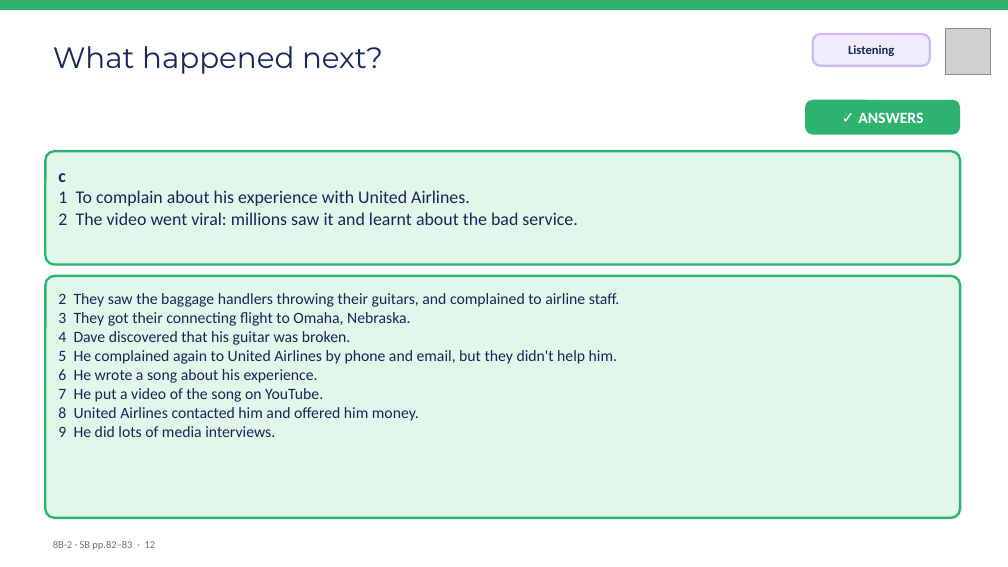
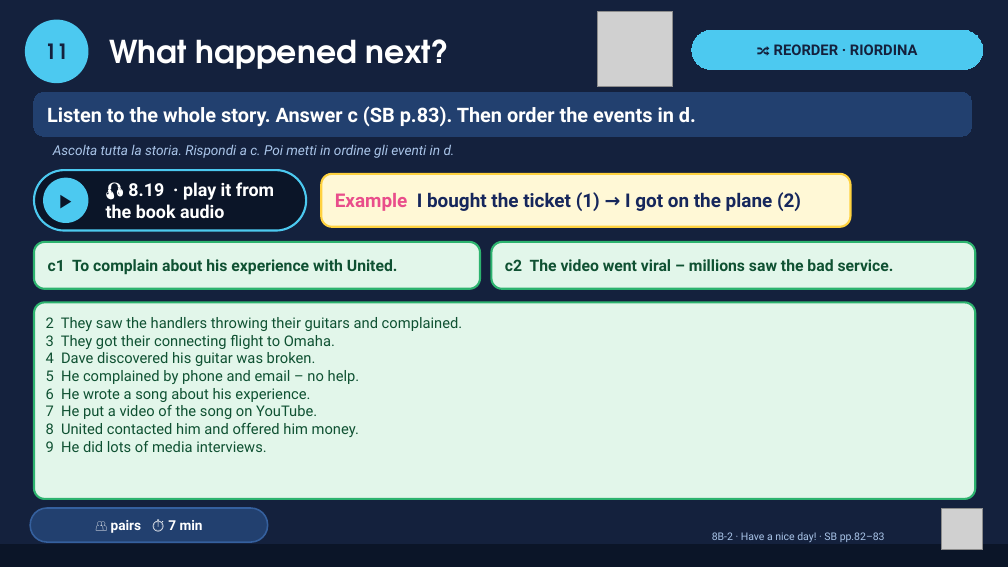
Before and after one commit to londonlanguageschool/Bagheria-, a slide deck: slide 11 of materials/B1/B1_8B-2_Have_a_nice_day.pptx (slide 12 before the commit). Drawn at 1008x567 pixels with LibreOffice and Linux fonts; fonts in the diff are those of the drawing; grey boxes stand for pictures. Boxes give left, top, right and bottom in pixels: in the first picture for what was removed or moved away, otherwise in the second. Text is boxed around its words. In the diff, an @@ line names an element or a change of style, - is before the commit and + after.

```diff
--- a/materials/B1/B1_8B-2_Have_a_nice_day.pptx
+++ b/materials/B1/B1_8B-2_Have_a_nice_day.pptx
@@ background #FFFFFF to #14213D @@
@@ rectangle removed at [0,0,1008,9] @@
@@ ellipse added at [26,21,87,82], fill #4CC9F0, outline #4CC9F0 3 pt, 20 pt, text #14213D, bold @@
+11
@@ text "What happened next?": place and size @@
-text "What happened next?" at [53,46,383,74]
+text "What happened next?" at [109,39,449,69]
@@ text "What happened next?" at [109,39,449,69]: size 28 to 30 pt, font Montserrat to TeX Gyre Adventor, text colour #16275C to #FFFFFF, bold on @@
@@ picture added at [597,11,673,87] @@
@@ rounded rectangle added at [692,30,983,70], fill #4CC9F0, outline #4CC9F0 0.75 pt, 14 pt, text #14213D, bold @@
+🔀 REORDER · RIORDINA
@@ rounded rectangle removed at [813,34,930,66] @@
-Listening
@@ rounded rectangle added at [34,92,972,136], fill #22406F, outline #22406F 0.75 pt, 19 pt, text #FFFFFF, bold @@
+Listen to the whole story. Answer c (SB p.83). Then order the events in d.
@@ rounded rectangle removed at [805,100,960,135] @@
-✓ ANSWERS
@@ text added at [53,144,455,158], 13 pt, text #A9C4E8, italic @@
+Ascolta tutta la storia. Rispondi a c. Poi metti in ordine gli eventi in d.
@@ rounded rectangle added at [34,170,306,231], fill #0B1528, outline #4CC9F0 2 pt @@
@@ ellipse added at [43,178,88,223], fill #4CC9F0, 18 pt, text #0B1528, bold @@
+▶
@@ rounded rectangle removed at [45,151,960,265] @@
-c
-1 To complain about his experience with United Airlines.
-2 The video went viral: millions saw it and learnt about the bad service.
@@ rounded rectangle added at [321,174,851,227], fill #FFF8D6, outline #FFD23F 2 pt, 18 pt, text #16275C, bold @@
+Example I bought the ticket (1) → I got on the plane (2)
@@ text added at [106,182,274,218], 17 pt, text #FFFFFF, bold @@
+🎧 8.19 · play it from the book audio
@@ rounded rectangle added at [34,242,480,289], fill #E2F6EA, outline #2DB36F 2 pt, 15 pt, text #0F5132, bold @@
+c1 To complain about his experience with United.
@@ rounded rectangle added at [492,242,975,289], fill #E2F6EA, outline #2DB36F 2 pt, 15 pt, text #0F5132, bold @@
+c2 The video went viral – millions saw the bad service.
@@ rounded rectangle "2 They saw the handlers ...": place and size @@
-rounded rectangle "2 They saw the handlers ..." at [45,276,960,518]
+rounded rectangle "2 They saw the handlers ..." at [34,302,975,499]
@@ rounded rectangle "2 They saw the handlers ..." at [34,302,975,499]: outline #2DB36F 2.25 pt to #2DB36F 2 pt; proportions changed @@
@@ text in rounded rectangle at [46,317,463,384]: text changed; size 15 to 14 pt; font Calibri to Roboto; text colour #16275C to #0F5132 @@
-2 They saw the baggage handlers throwing their guitars, and complained to airline staff.
-3 They got their connecting flight to Omaha, Nebraska.
-4 Dave discovered that his guitar was broken.
-5 He complained again to United Airlines by phone and email, but they didn't help him.
+2 They saw the handlers throwing their guitars and complained.
+3 They got their connecting flight to Omaha.
+4 Dave discovered his guitar was broken.
+5 He complained by phone and email – no help.
@@ text in rounded rectangle at [46,388,317,452]: size 15 to 14 pt, font Calibri to Roboto, text colour #16275C to #0F5132 in "6 He wrote a song about his ...", "7 He put a video of the ...", "9 He did lots of media interviews." @@
@@ text in rounded rectangle at [46,423,359,437]: text changed; size 15 to 14 pt; font Calibri to Roboto; text colour #16275C to #0F5132 @@
-8 United Airlines contacted him and offered him money.
+8 United contacted him and offered him money.
@@ rounded rectangle added at [30,508,268,542], fill #22406F, outline #35609E 1.5 pt, 13 pt, text #FFFFFF, bold @@
+👥 pairs ⏱ 7 min
@@ picture: place and size @@
-picture at [945,29,991,74]
+picture at [941,508,983,550]
@@ text at [712,532,885,542]: text changed; font Calibri to Roboto; text colour #6B7280 to #A9C4E8 @@
-8B-2 · SB pp.82–83 · 12
+8B-2 · Have a nice day! · SB pp.82–83
@@ rectangle added at [0,544,1008,567], fill #0B1528, outline #0B1528 1 pt @@
```
Also in this commit, not shown: 9 other slides changed, 7 slides added, 9 slides removed, 23 other files.
